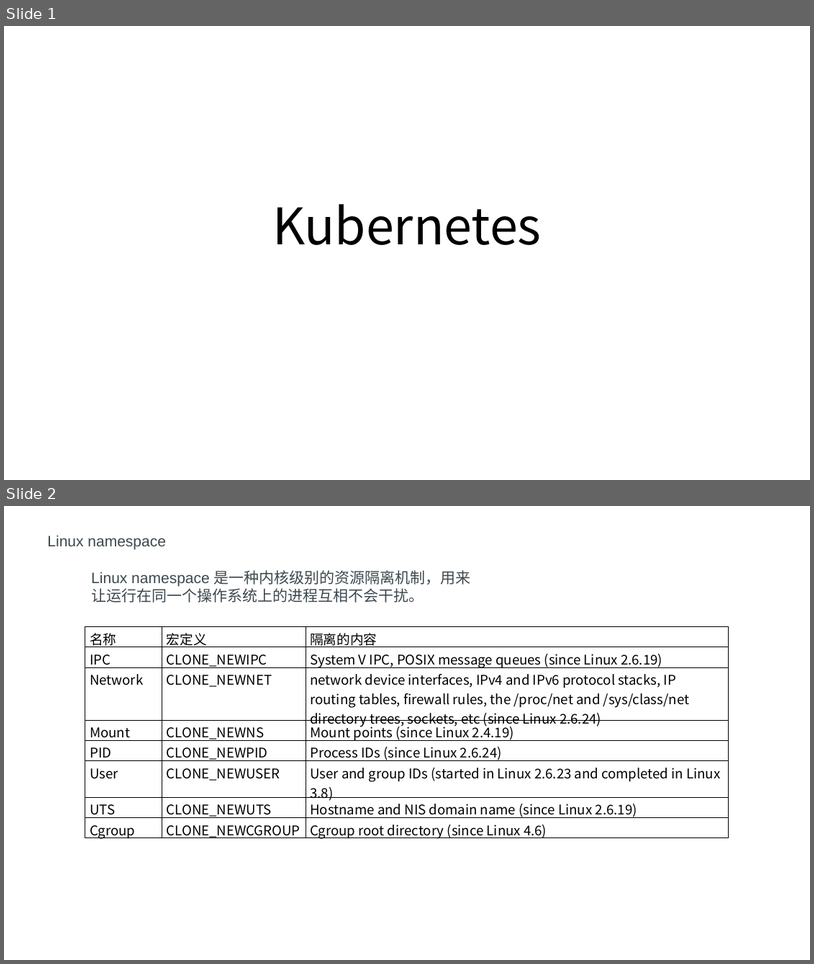
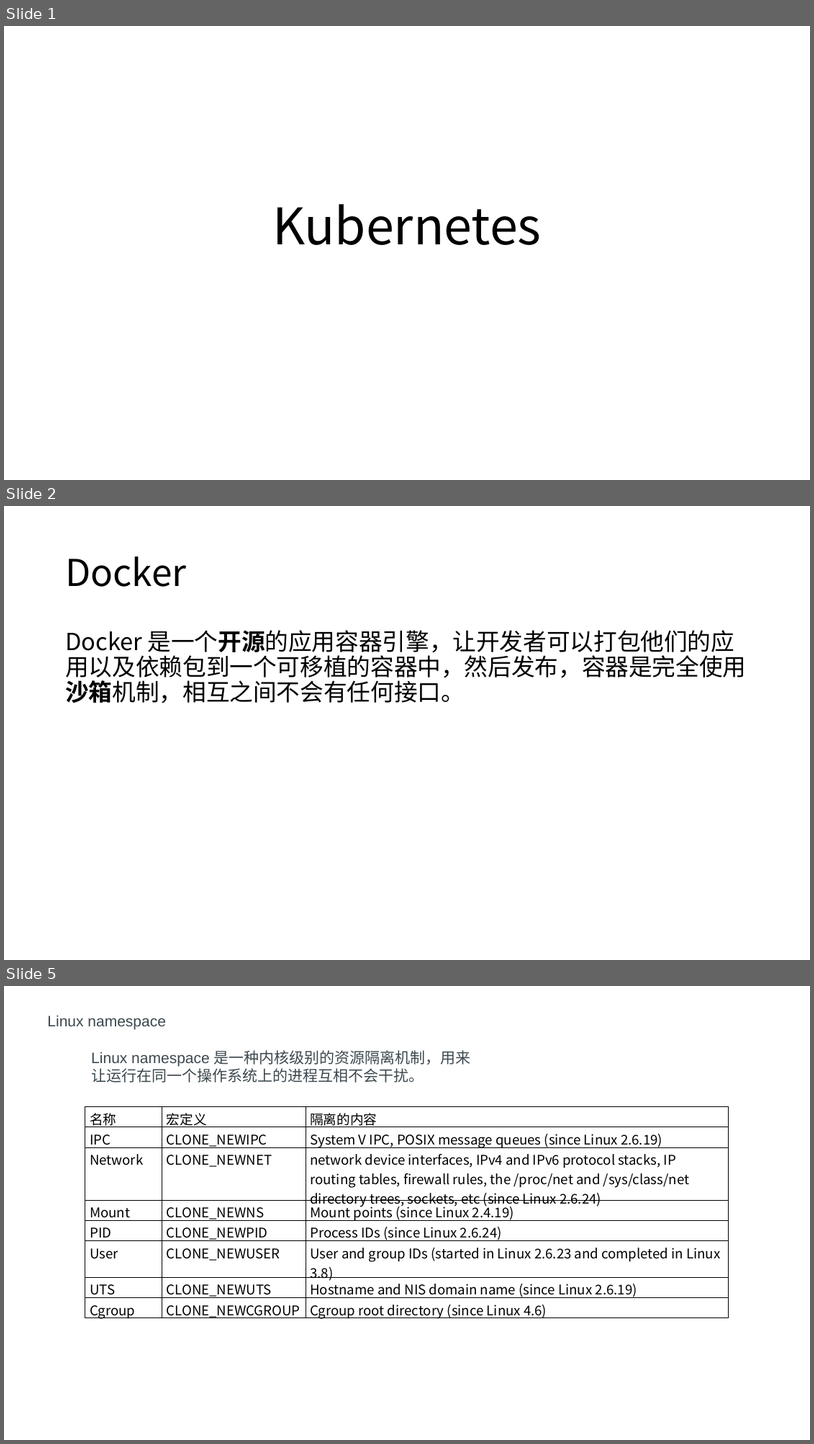
Before and after one commit to axzxs2001/Asp.NetCoreExperiment, a slide deck: Asp.NetCoreExperiment/kubernetes/kubernetes.pptx. Shown one above the other, each under a label of ours: slides 1 and 2 before the commit, slides 1, 2 and 5 after it; the slides between them are not shown. The pictures are 814x964 and 814x1444 pixels, drawn with LibreOffice and Linux fonts; fonts in the diff are those of the drawing; background and template pictures are left out. Boxes give left, top, right and bottom in pixels: in the first picture for what was removed or moved away, otherwise in the second. Text is boxed around its words. In the diff, an @@ line names an element or a change of style, - is before the commit and + after.

```diff
--- a/Asp.NetCoreExperiment/kubernetes/kubernetes.pptx
+++ b/Asp.NetCoreExperiment/kubernetes/kubernetes.pptx
@@ slide 2 added at (x1=4, y1=506, x2=810, y2=960), background #FFFFFF @@
@@ title added at (x1=65, y1=556, x2=186, y2=587), 44 pt, text #000000 @@
+Docker
@@ text added at (x1=65, y1=630, x2=746, y2=703), 28 pt, text #000000 @@
+Docker 是一个开源的应用容器引擎，让开发者可以打包他们的应用以及依赖包到一个可移植的容器中，然后发布，容器是完全使用沙箱机制，相互之间不会有任何接口。
@@ what was slide 2 is now slide 5 @@
```
Also in this commit, not shown: 1 slide changed, 2 other slides added.
